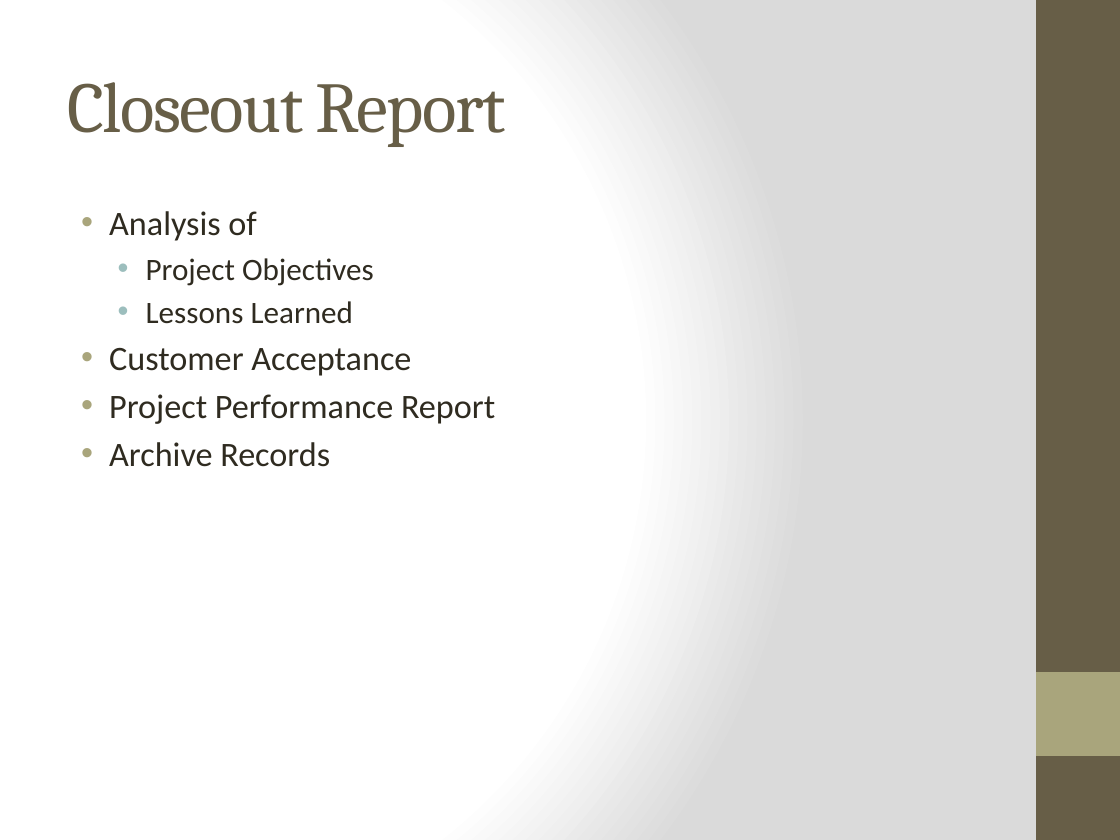
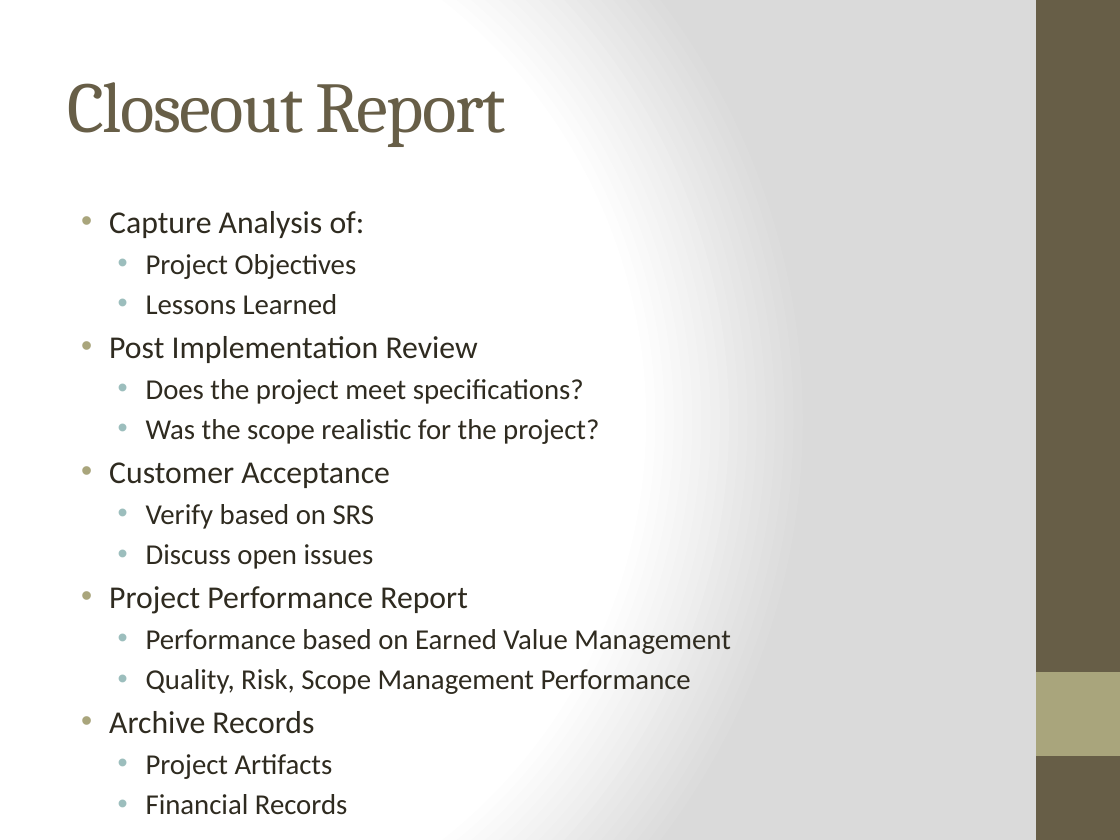
Before and after one commit to qpHalcy0n/SRDesign, a slide deck: slide 15 of Charter Presentation/Team Ink3d.pptx. Drawn at 1120x840 pixels with LibreOffice and Linux fonts; fonts in the diff are those of the drawing. Boxes give left, top, right and bottom in pixels: in the first picture for what was removed or moved away, otherwise in the second. Text is boxed around its words. In the diff, an @@ line names an element or a change of style, - is before the commit and + after.

Commit message:
Project Charter - Typo fix Charter Presentation - Added more info to my slides

```diff
--- a/Charter Presentation/Team Ink3d.pptx
+++ b/Charter Presentation/Team Ink3d.pptx
@@ text at [109,211,365,238]: text changed; size 22 to 20.4 pt @@
-• Analysis of
+• Capture Analysis of:
@@ text at [109,254,467,734]: size 20 to 18.5 pt in "Project Objectives", "Lessons Learned"; size 22 to 20.4 pt in "Customer Acceptance", "Project Performance Report", "Archive Records" @@
@@ text at [109,336,599,444]: paragraphs added @@
+• Post Implementation Review
+  • Does the project meet specifications?
+  • Was the scope realistic for the project?
@@ text at [146,504,375,569]: paragraphs added @@
+  • Verify based on SRS
+  • Discuss open issues
@@ text at [146,629,731,694]: paragraphs added @@
+  • Performance based on Earned Value Management
+  • Quality, Risk, Scope Management Performance
@@ text at [146,754,333,779]: paragraphs added @@
+  • Project Artifacts
+  • Financial Records
```
Also in this commit, not shown: 3 other slides changed, 1 other file.
